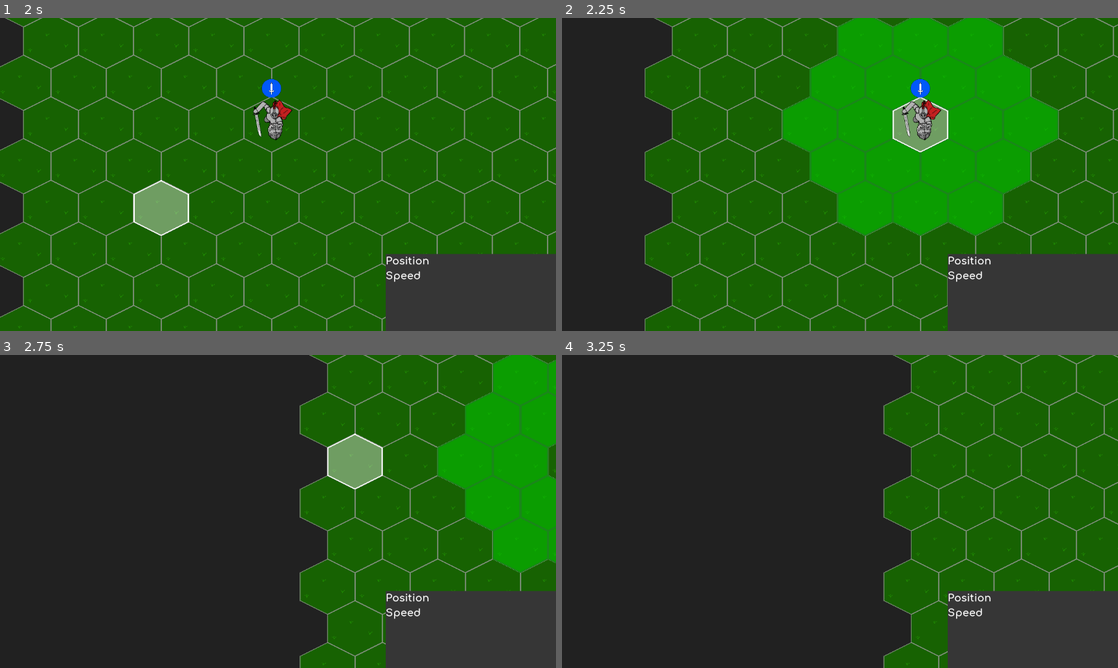
Above: before the commit, frames 1-4 (two rows, left to right).
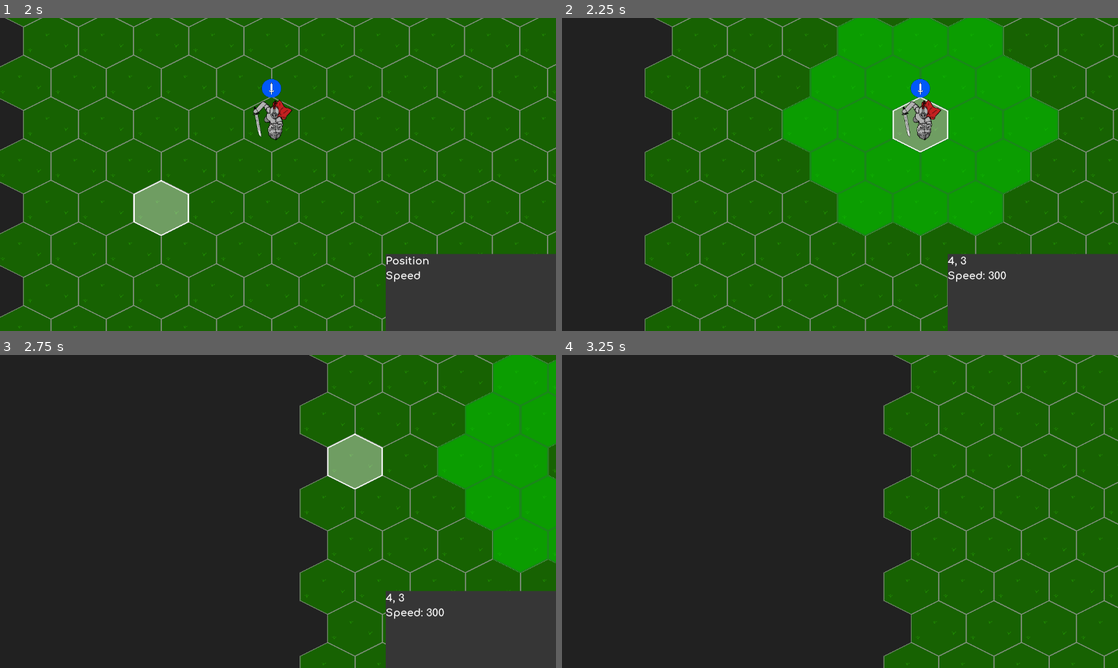
Above: after the commit, the same moments.

Repository: IndecisionGames/Fallen-Realm
Game: Godot game, scene res://Game.tscn
Same seed, same stepped clock (60 frames per second), same inputs: the game is played once before the commit and once after it.
Inputs (mouse positions are in pixels of both pictures, inside the frame that each line leads up to):
- Up to frame 1 (2 s): tap Enter (end_turn) at 0.5 s; move the mouse to (400, 158) at 0.52 s; hold Space (camera_center) 0.53-1.28 s; click (400, 158) at 0.67 s; move the mouse to (166, 190) at 1.27 s; tap Down (camera_down) at 1.35 s; click (166, 190) at 1.42 s
- Up to frame 2 (2.25 s): tap Enter (end_turn) at 2 s; move the mouse to (895, 105) at 2.02 s; hold Left (camera_left) from 2.03 s (still down); click (895, 105) at 2.17 s
- Up to frame 3 (2.75 s): keep holding Left (camera_left)
- Up to frame 4 (3.25 s): move the mouse to (812, 574) at 2.77 s; release Left (camera_left) at 2.78 s; tap Middle mouse button (camera_move) at 2.85 s; click (812, 574) at 2.92 s

Frame 1 is identical in both runs. In frame 2, 0.1% of the frame differs, in the area x 69-80%, y 76-84%; in frame 3, 0.1%; in frame 4, 7.6%, in the area x 69-100%, y 75-100%.

Commit message:
Fix new Panel, new charater_base

Diff:
--- a/CharacterController.gd
+++ b/CharacterController.gd
@@ -3,7 +3,7 @@
 enum Turn {ally, enemy}
 var green_cell = preload("res://map/CellHighlight.tscn")
 onready var grid = get_node("/root/Game/Map/Grid")
-onready var character_panel = get_node("/root/Game/CanvasLayer/UI/CharacterPanel")
+onready var character_panel = get_node("/root/Game/CanvasLayer/CharacterPanel")
 onready var test_character = get_node("Character") # temp
 
 var allies = []
@@ -12,6 +12,9 @@
 var selected
 var selected_is_ally
 var turn
+
+signal on_select
+signal on_deselect
 
 func _ready():
 	selected = null
@@ -24,6 +27,9 @@
 func _process(_delta):
 	if selected != null and selected_is_ally == true and turn == Turn.ally and selected.moving == false and highlighted_cells.empty():
 		highlight_reachable_cells()
+
+	# TODO: this should be triggered by some master game controller which emits an event that the turn is over
+	# in this trigggered function it could get the turn state by calling some function in the master game controller
 	if Input.is_action_just_pressed("end_turn"):
 		change_turn()
 	# TAB - cycle between all allies
@@ -40,23 +46,20 @@
 				var enemy = get_enemy_in_cell(cell)
 				if ally != null or enemy != null:
 					if selected != null and selected.current_position != cell:
-						selected.deselect()
-						clear_highlighted_cells()
+						clear_selected()
 					if ally != null:
 						ally.select()
 						selected = ally
 						selected_is_ally = true
 						if turn == Turn.ally:
 							highlight_reachable_cells()
-						# todo - show friendly panel
 					else:
 						selected = enemy
 						selected_is_ally = false
-						# todo - show enemy panel
+					update_character_panel()
+
 				elif selected != null:
-						selected.deselect()
-						clear_highlighted_cells()
-						selected = null
+					clear_selected()
 
 			if event.button_index == BUTTON_RIGHT:
 				if turn == Turn.ally:
@@ -117,6 +120,13 @@
 		n.queue_free()
 	highlighted_cells.clear()
 
-#func update_character_panel():
-#	character_panel.update_panel(current_position, move_speed)
-#	emit_signal("on_select")
+func clear_selected():
+	selected.deselect()
+	clear_highlighted_cells()
+	selected = null
+	emit_signal("on_deselect")
+
+
+func update_character_panel():
+	character_panel.update_panel(selected.current_position, selected.move_speed)
+	emit_signal("on_select")
--- a/Game.tscn
+++ b/Game.tscn
@@ -225,5 +225,7 @@
 [connection signal="mouse_exited" from="CanvasLayer/UI/MouseBorder/UpRight" to="Camera2D" method="_on_UpRight_mouse_exited"]
 [connection signal="mouse_entered" from="CanvasLayer/UI/MouseBorder/DownRight" to="Camera2D" method="_on_DownRight_mouse_entered"]
 [connection signal="mouse_exited" from="CanvasLayer/UI/MouseBorder/DownRight" to="Camera2D" method="_on_DownRight_mouse_exited"]
+[connection signal="on_deselect" from="CharacterController" to="CanvasLayer/CharacterPanel" method="_on_CharacterController_on_deselect"]
+[connection signal="on_select" from="CharacterController" to="CanvasLayer/CharacterPanel" method="_on_CharacterController_on_select"]
 [connection signal="on_deselect" from="CharacterController/Character" to="CanvasLayer/CharacterPanel" method="_on_Character_on_deselect"]
 [connection signal="on_select" from="CharacterController/Character" to="CanvasLayer/CharacterPanel" method="_on_Character_on_select"]
--- a/characters/character.tscn
+++ b/characters/character.tscn
@@ -1,6 +1,6 @@
 [gd_scene load_steps=4 format=2]
 
-[ext_resource path="res://scripts/characters/character.gd" type="Script" id=1]
+[ext_resource path="res://scripts/characters/character_melee.gd" type="Script" id=1]
 [ext_resource path="res://characters/knight-128.png" type="Texture" id=2]
 [ext_resource path="res://characters/knight_banner.png" type="Texture" id=3]
 
--- a/project.godot
+++ b/project.godot
@@ -8,9 +8,14 @@
 
 config_version=4
 
-_global_script_classes=[  ]
+_global_script_classes=[ {
+"base": "Node2D",
+"class": "CharacterBase",
+"language": "GDScript",
+"path": "res://scripts/characters/character_base.gd"
+} ]
 _global_script_class_icons={
-
+"CharacterBase": ""
 }
 
 [application]
--- a/scripts/character_panel.gd
+++ b/scripts/character_panel.gd
@@ -11,10 +11,9 @@
 	position_text.text = String(pos.x) + ", " + String(pos.y)
 	speed_text.text = "Speed: " + String(speed)
 
-
-func _on_Character_on_select():
-	visible = true
+func _on_CharacterController_on_deselect():
+	visible = false
 
 
-func _on_Character_on_deselect():
-	visible = false
+func _on_CharacterController_on_select():
+	visible = true
--- a/scripts/characters/character.gd
+++ /dev/null
@@ -1,71 +0,0 @@
-extends Node2D
-
-var selected = false
-var movement = 2
-var remaining_movement = movement
-
-var current_position;
-
-var move_speed = 300
-var movement_vec = Vector2(0,0)
-var next_cell;
-var final_cell;
-var moving = false
-
-var path
-
-signal on_select
-signal on_deselect
-
-onready var Grid = get_node("/root/Game/Map/Grid")
-onready var character_sprite = get_node("CharacterSprite")
-
-func _ready():
-	current_position = Grid.world_to_map(global_position)
-	global_position = Grid.map_to_world_fixed(current_position)
-
-func _process(delta):
-	print(remaining_movement)
-	if moving:
-		if in_range(delta):
-			movement_vec = Vector2(0,0)
-			if next_cell == final_cell:
-				moving = false
-			else:
-				go_to_next_cell()
-		else:
-			set_global_position(get_global_position() + movement_vec * move_speed * delta)
-
-
-func go_to_next_cell():
-	next_cell = path.pop_front().position
-	movement_vec = (Grid.map_to_world_fixed(next_cell) - Grid.map_to_world_fixed(current_position)).normalized()
-	character_sprite.look_at(Grid.map_to_world_fixed(next_cell))
-	character_sprite.rotate(deg2rad(-90))
-
-func in_range(delta):
-	if(movement_vec.length_squared() == 0):
-		return true
-	var offset = Grid.map_to_world_fixed(next_cell) - global_position
-	if offset.length_squared() < 2 * (movement_vec * move_speed * delta).length_squared():
-		set_global_position(Grid.map_to_world_fixed(next_cell))
-		current_position = next_cell
-		remaining_movement -= 1
-		return true
-	return false
-
-func select():
-	selected = true
-
-func deselect():
-	selected = false
-
-func move_to(cell):
-	path = []
-	final_cell = cell
-	path = Grid.get_movement_path(current_position, final_cell)
-	go_to_next_cell()
-	moving = true
-
-func next_turn():
-	remaining_movement = movement
--- /dev/null
+++ b/scripts/characters/character_base.gd
@@ -0,0 +1,68 @@
+extends Node2D
+class_name CharacterBase
+
+var move_range = 2
+var attach_range = 1
+var attach_damage = 10
+var health_points = 100
+
+var current_position;
+var moving = false
+
+var move_speed = 300
+var movement_vec = Vector2(0,0)
+var next_cell;
+var final_cell;
+var path
+var remaining_movement = move_range
+
+signal on_select
+signal on_deselect
+
+onready var grid
+onready var character_sprite
+
+func _process(delta):
+	print(remaining_movement)
+	if moving:
+		if in_range(delta):
+			movement_vec = Vector2(0,0)
+			if next_cell == final_cell:
+				moving = false
+			else:
+				go_to_next_cell()
+		else:
+			set_global_position(get_global_position() + movement_vec * move_speed * delta)
+
+func select():
+	pass # could do something here
+
+func deselect():
+	pass # could do something here
+
+func in_range(delta):
+	if(movement_vec.length_squared() == 0):
+		return true
+	var offset = grid.map_to_world_fixed(next_cell) - global_position
+	if offset.length_squared() < 2 * (movement_vec * move_speed * delta).length_squared():
+		set_global_position(grid.map_to_world_fixed(next_cell))
+		current_position = next_cell
+		remaining_movement -= 1
+		return true
+	return false
+
+func go_to_next_cell():
+	next_cell = path.pop_front().position
+	movement_vec = (grid.map_to_world_fixed(next_cell) - grid.map_to_world_fixed(current_position)).normalized()
+	character_sprite.look_at(grid.map_to_world_fixed(next_cell))
+	character_sprite.rotate(deg2rad(-90))
+
+func move_to(cell):
+	path = []
+	final_cell = cell
+	path = grid.get_movement_path(current_position, final_cell)
+	go_to_next_cell()
+	moving = true
+
+func next_turn():
+	remaining_movement = move_range
--- /dev/null
+++ b/scripts/characters/character_melee.gd
@@ -0,0 +1,16 @@
+extends CharacterBase
+
+var selected = false
+var under_mouse = true;
+
+func _ready():
+	self.move_range = 2
+	self.attach_range = 1
+	self.attach_damage = 10
+	self.health_points = 100
+
+	self.grid = get_node("/root/Game/Map/Grid")
+	self.character_sprite = get_node("CharacterSprite")
+
+	self.current_position = grid.world_to_map(global_position)
+	global_position = grid.map_to_world_fixed(current_position)
